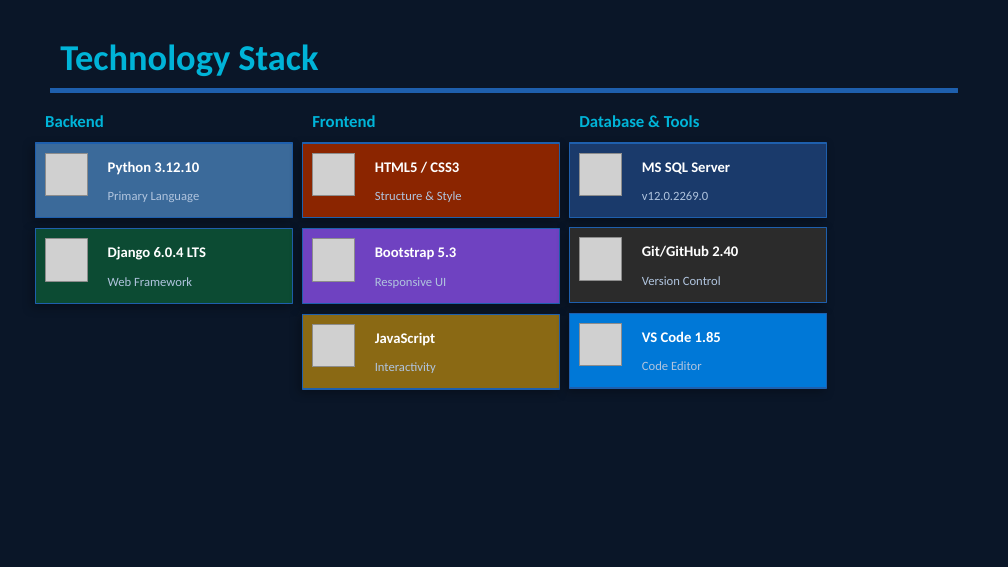
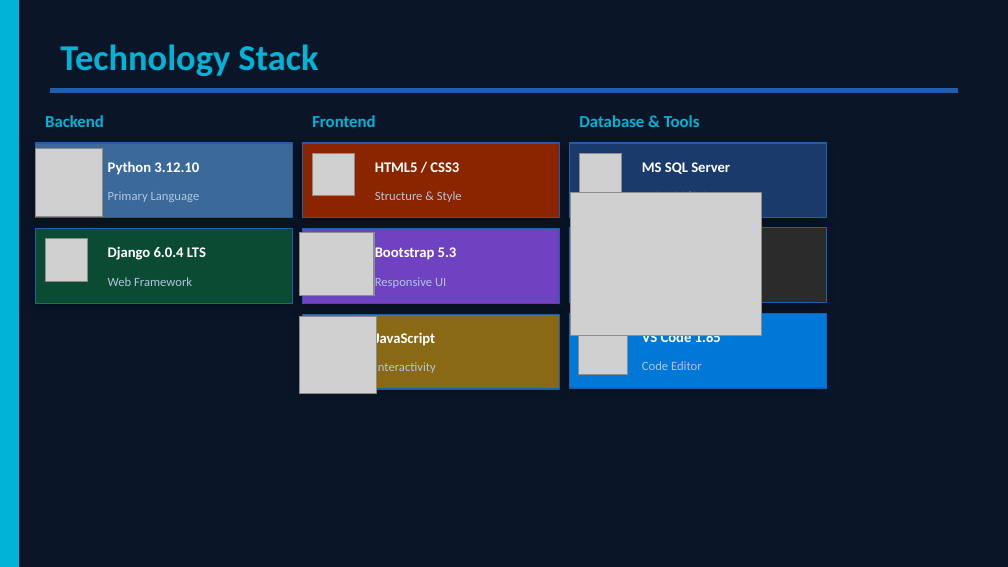
Before and after one commit to ayuu78fge2dy2tswg76fty/jobs, a slide deck: slide 8 of docoments/Fursad.pptx. Drawn at 1008x567 pixels with LibreOffice and Linux fonts; fonts in the diff are those of the drawing; grey boxes stand for pictures. Boxes give left, top, right and bottom in pixels: in the first picture for what was removed or moved away, otherwise in the second. Text is boxed around its words. In the diff, an @@ line names an element or a change of style, - is before the commit and + after.

```diff
--- a/docoments/Fursad.pptx
+++ b/docoments/Fursad.pptx
@@ rectangle added at (x1=0, y1=0, x2=18, y2=566), fill #00B4D8, outline #00B4D8 1 pt @@
@@ picture added at (x1=35, y1=148, x2=103, y2=216) @@
@@ picture removed at (x1=45, y1=153, x2=88, y2=196) @@
@@ picture added at (x1=571, y1=194, x2=761, y2=337) @@
@@ picture added at (x1=299, y1=233, x2=374, y2=295) @@
@@ picture removed at (x1=312, y1=239, x2=355, y2=281) @@
@@ picture removed at (x1=580, y1=238, x2=622, y2=280) @@
@@ text removed at (x1=642, y1=245, x2=738, y2=257) @@
-Git/GitHub 2.40
@@ text removed at (x1=642, y1=276, x2=721, y2=285) @@
-Version Control
@@ picture added at (x1=299, y1=317, x2=376, y2=393) @@
@@ picture removed at (x1=312, y1=325, x2=355, y2=367) @@
@@ picture resized from (x1=580, y1=324, x2=622, y2=366) to (x1=579, y1=325, x2=628, y2=374) @@
```
Also in this commit, not shown: 16 other slides changed, 36 other files.
